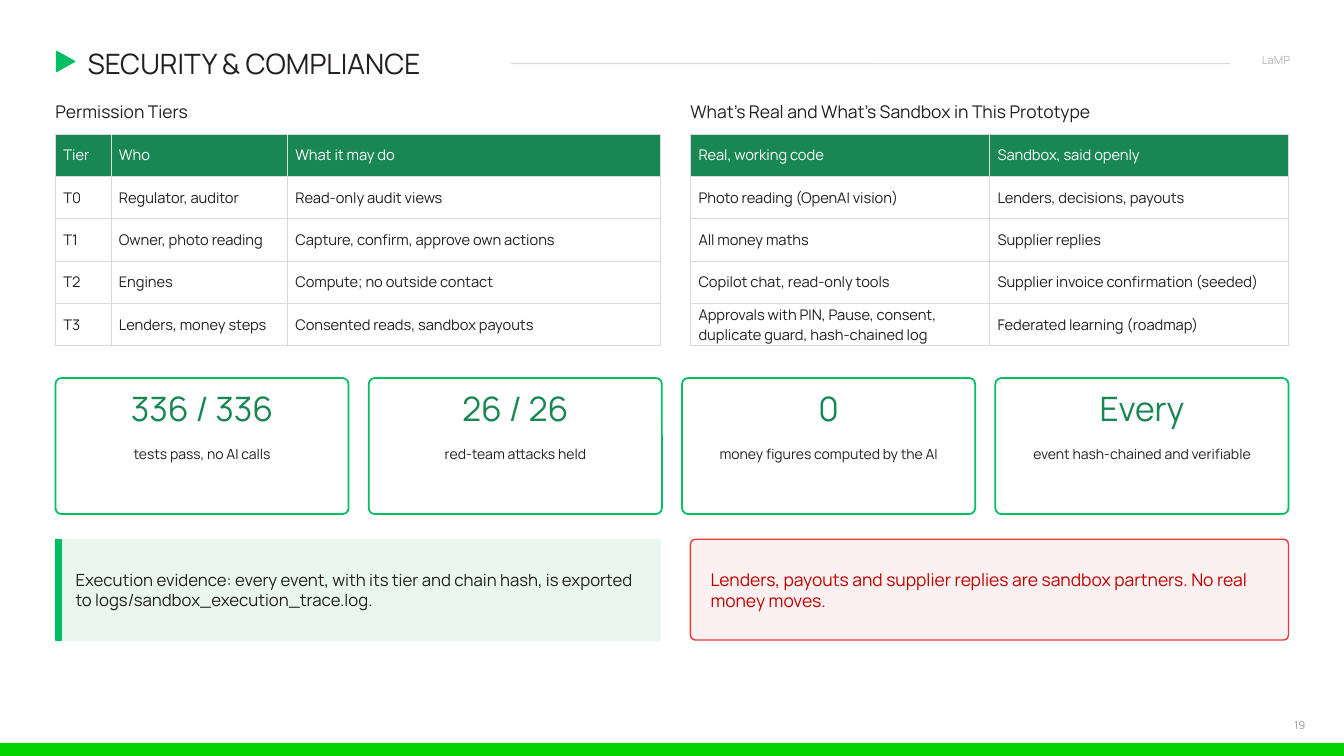
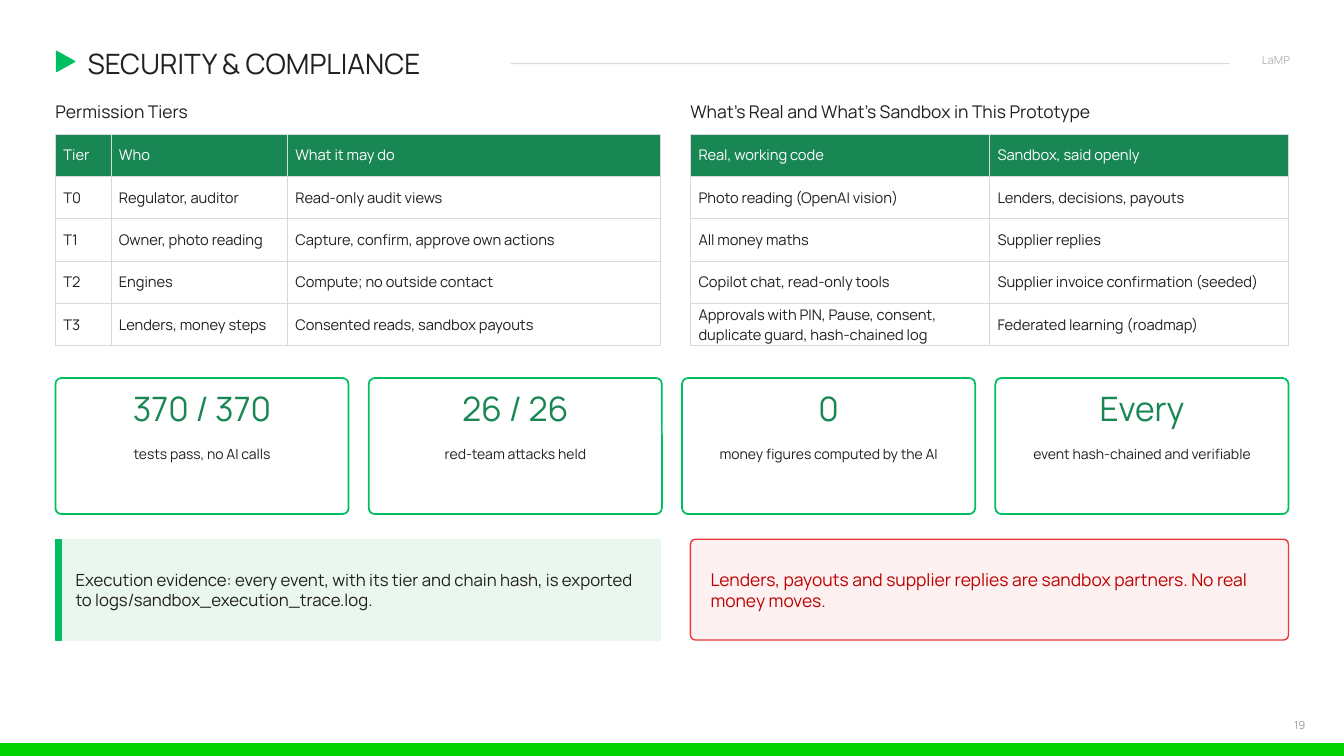
Before and after one commit to ishmam259/lamp-copilot, a slide deck: slide 19 of deck/LaMP-Copilot.pptx. Drawn at 1344x756 pixels with LibreOffice and Linux fonts; fonts in the diff are those of the drawing. Boxes give left, top, right and bottom in pixels: in the first picture for what was removed or moved away, otherwise in the second. Text is boxed around its words. In the diff, an @@ line names an element or a change of style, - is before the commit and + after.

Commit message:
frontend: borrowing limit, you qualify, enough cash wording; docs, deck: 370 tests, intent 20/20 with chat_v6; PDFs re-exported

```diff
--- a/deck/LaMP-Copilot.pptx
+++ b/deck/LaMP-Copilot.pptx
@@ text at (133,396,271,422): text changed @@
-336 / 336
+370 / 370
```
Also in this commit, not shown: 1 other slide changed, 10 other files.
